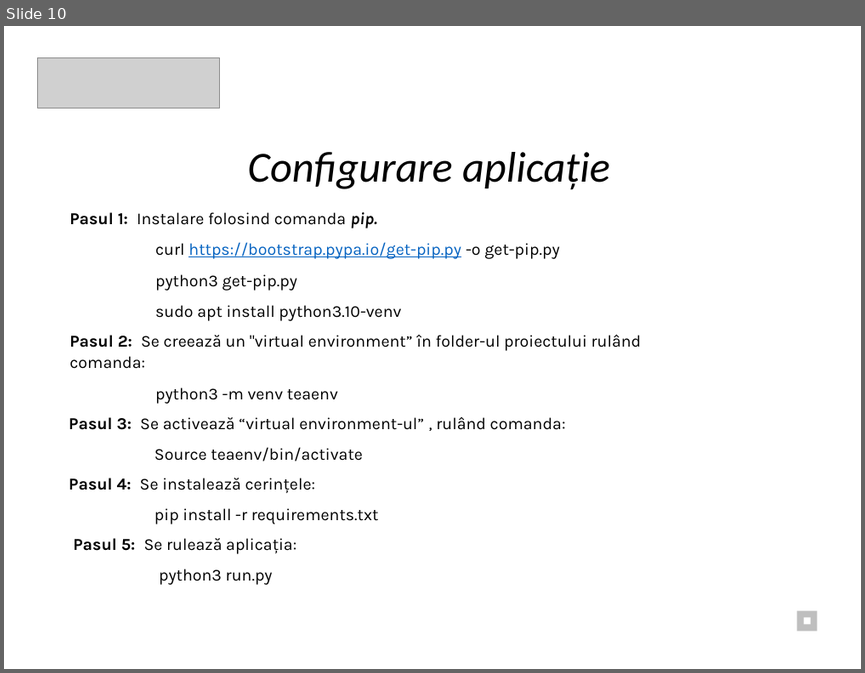
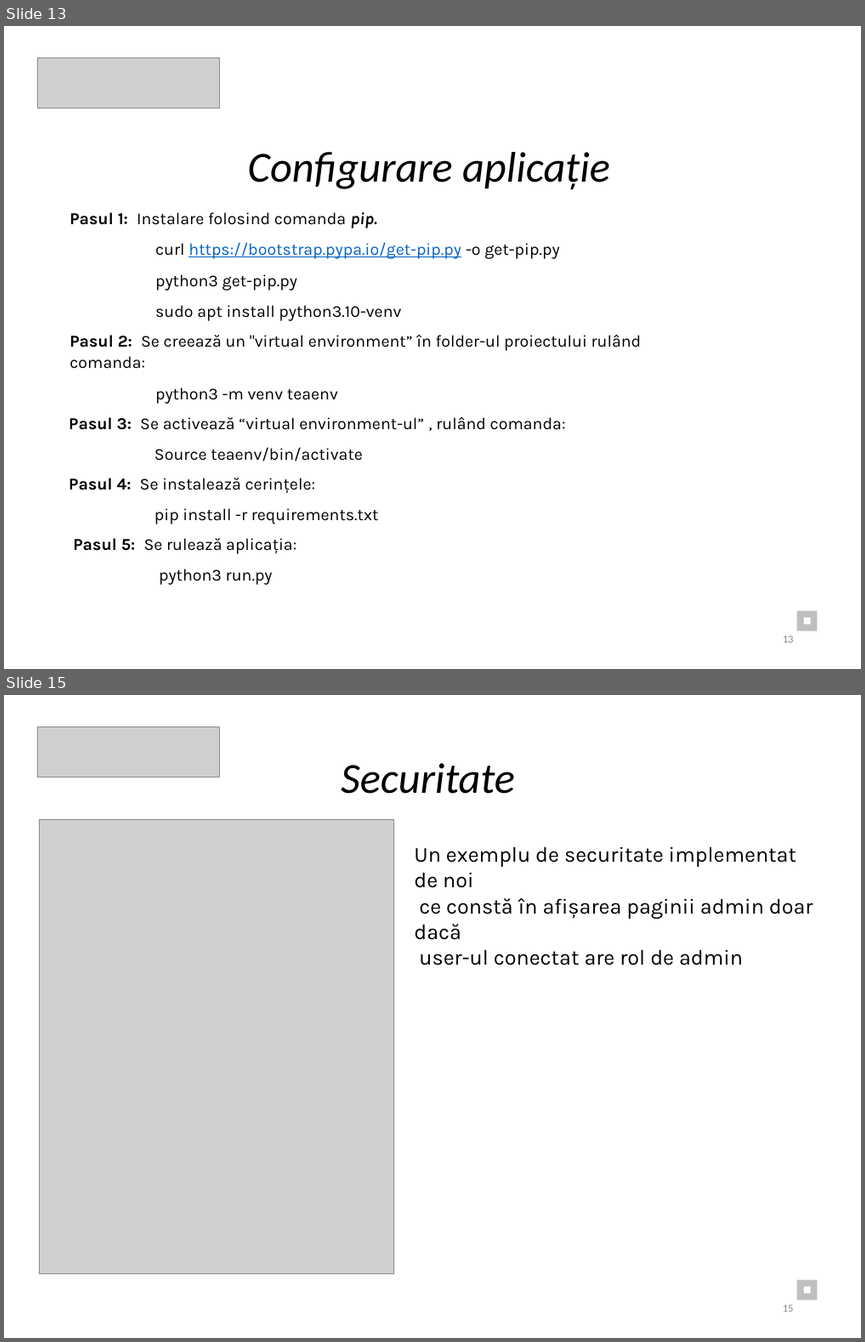
Before and after one commit to Eduard2609/TeaPython_ISW, a slide deck: Documentatie/Documentație_ PPT.pptx. Shown one above the other, each under a label of ours: slide 10 before the commit, slides 13 and 15 after it; the slides between them are not shown. The pictures are 865x673 and 865x1342 pixels, drawn with LibreOffice and Linux fonts; fonts in the diff are those of the drawing; grey boxes stand for pictures. Boxes give left, top, right and bottom in pixels: in the first picture for what was removed or moved away, otherwise in the second. Text is boxed around its words. In the diff, an @@ line names an element or a change of style, - is before the commit and + after.

```diff
--- a/Documentatie/Documentație_ PPT.pptx
+++ b/Documentatie/Documentație_ PPT.pptx
@@ slide 15 added at bbox=[4, 695, 861, 1338], background #FFFFFF @@
@@ picture added at bbox=[37, 726, 220, 777] @@
@@ text added at bbox=[341, 763, 515, 794], 36 pt, text #000000, italic @@
+Securitate
@@ picture added at bbox=[39, 820, 393, 1274] @@
@@ text added at bbox=[414, 846, 813, 965], 18 pt, text #000000 @@
+Un exemplu de securitate implementat de noi
+ce constă în afișarea paginii admin doar dacă
+user-ul conectat are rol de admin
@@ rectangle added at bbox=[796, 1279, 817, 1300], fill #BFBFBF @@
@@ page number added at bbox=[783, 1304, 794, 1311], 9 pt, text #8C8C8C @@
+15
@@ rectangle added at bbox=[803, 1287, 811, 1293], fill #FFFFFF @@
@@ what was slide 10 is now slide 13 @@
@@ slide 13 changed as well @@
@@ page number added at bbox=[783, 635, 794, 642], 9 pt, text #8C8C8C @@
+13
```
Also in this commit, not shown: 9 other slides changed, 5 other slides added, 1 other file.
